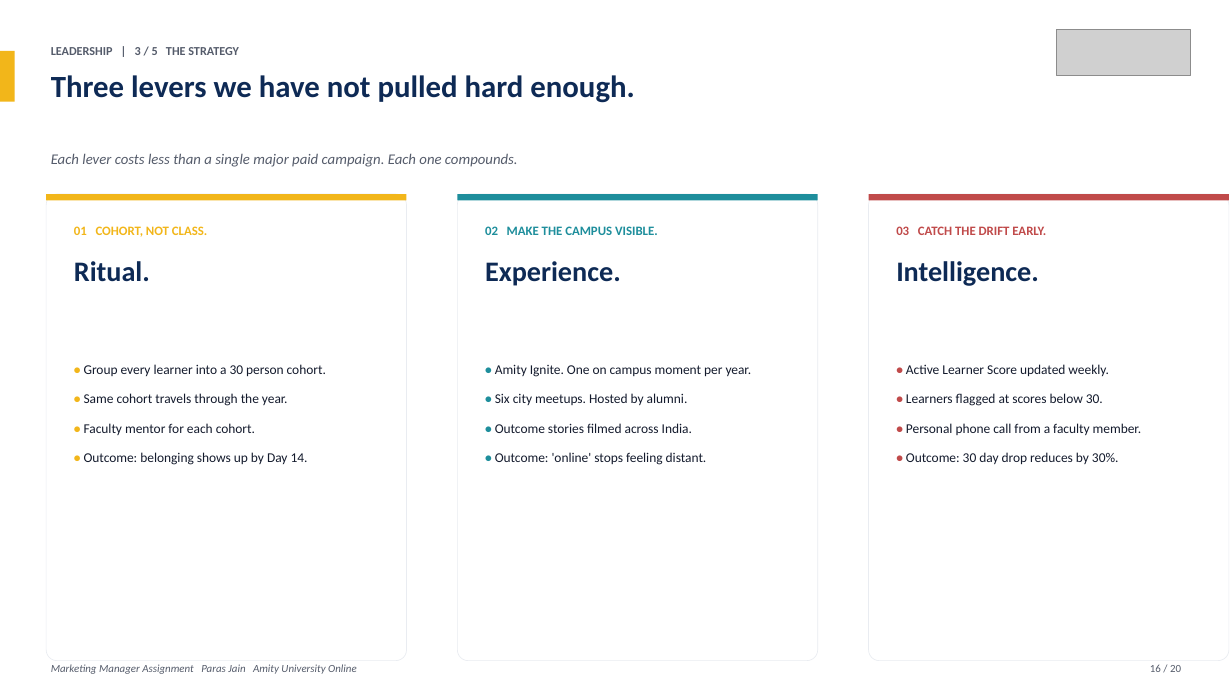
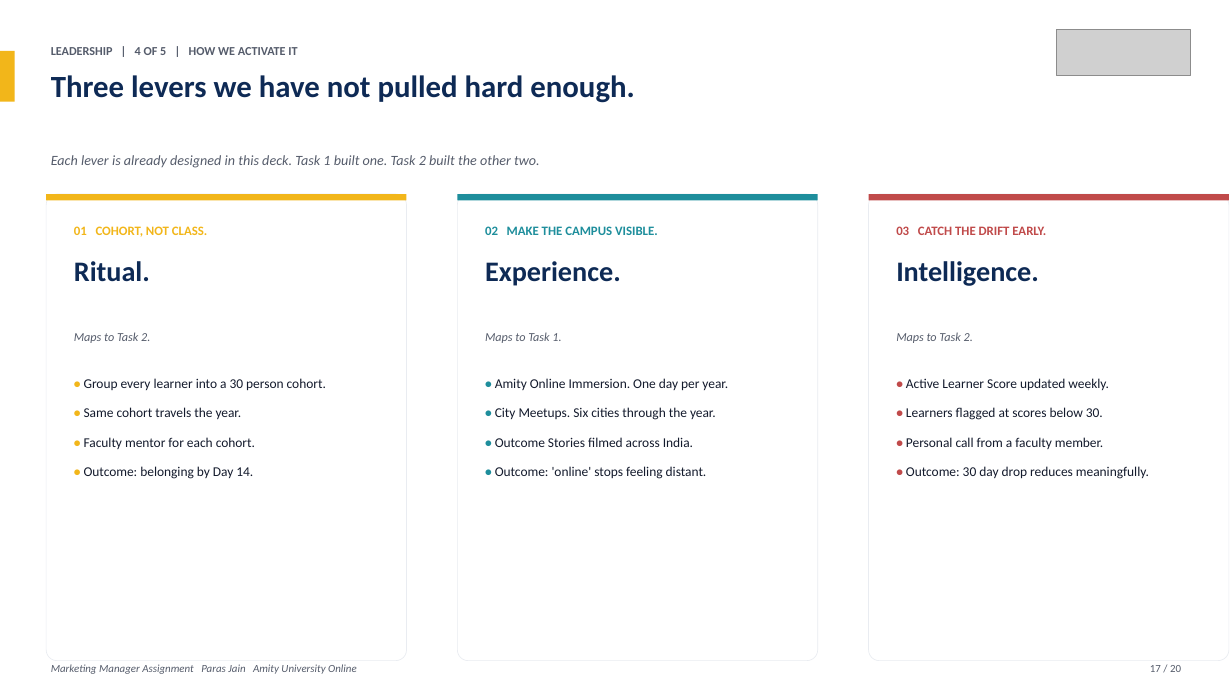
Before and after one commit to parasjain10/amity-marketing-manager-assignment, a slide deck: slide 17 of Amity_Online_Marketing_Manager_Assignment_Paras_Jain.pptx (slide 16 before the commit). Drawn at 1232x693 pixels with LibreOffice and Linux fonts; fonts in the diff are those of the drawing; grey boxes stand for pictures. Boxes give left, top, right and bottom in pixels: in the first picture for what was removed or moved away, otherwise in the second. Text is boxed around its words. In the diff, an @@ line names an element or a change of style, - is before the commit and + after.

```diff
--- a/Amity_Online_Marketing_Manager_Assignment_Paras_Jain.pptx
+++ b/Amity_Online_Marketing_Manager_Assignment_Paras_Jain.pptx
@@ text at [51,47,297,55]: text changed @@
-LEADERSHIP | 3 / 5 THE STRATEGY
+LEADERSHIP | 4 OF 5 | HOW WE ACTIVATE IT
@@ text at [51,155,540,168]: text changed; size 11.5 to 11 pt @@
-Each lever costs less than a single major paid campaign. Each one compounds.
+Each lever is already designed in this deck. Task 1 built one. Task 2 built the other two.
@@ text added at [74,332,150,343], 9.5 pt, text #555C6B, italic @@
+Maps to Task 2.
@@ text added at [485,332,561,343], 9.5 pt, text #555C6B, italic @@
+Maps to Task 1.
@@ text added at [896,332,973,343], 9.5 pt, text #555C6B, italic @@
+Maps to Task 2.
@@ 3 texts: place and size @@
-3 texts at [84,364,1141,465]
+3 texts at [84,378,1149,479]
@@ text at [495,378,728,447]: text changed @@
-• Amity Ignite. One on campus moment per year.
-• Six city meetups. Hosted by alumni.
-• Outcome stories filmed across India.
+• Amity Online Immersion. One day per year.
+• City Meetups. Six cities through the year.
+• Outcome Stories filmed across India.
@@ text at [84,407,242,419]: text changed @@
-• Same cohort travels through the year.
+• Same cohort travels the year.
@@ text at [906,437,1149,479]: text changed @@
-• Personal phone call from a faculty member.
-• Outcome: 30 day drop reduces by 30%.
+• Personal call from a faculty member.
+• Outcome: 30 day drop reduces meaningfully.
@@ text at [84,466,253,479]: text changed @@
-• Outcome: belonging shows up by Day 14.
+• Outcome: belonging by Day 14.
@@ text at [1150,665,1181,672]: text changed @@
-16 / 20
+17 / 20
```
Also in this commit, not shown: 12 other slides changed, 4 slides added, 4 slides removed, 1 other file.
